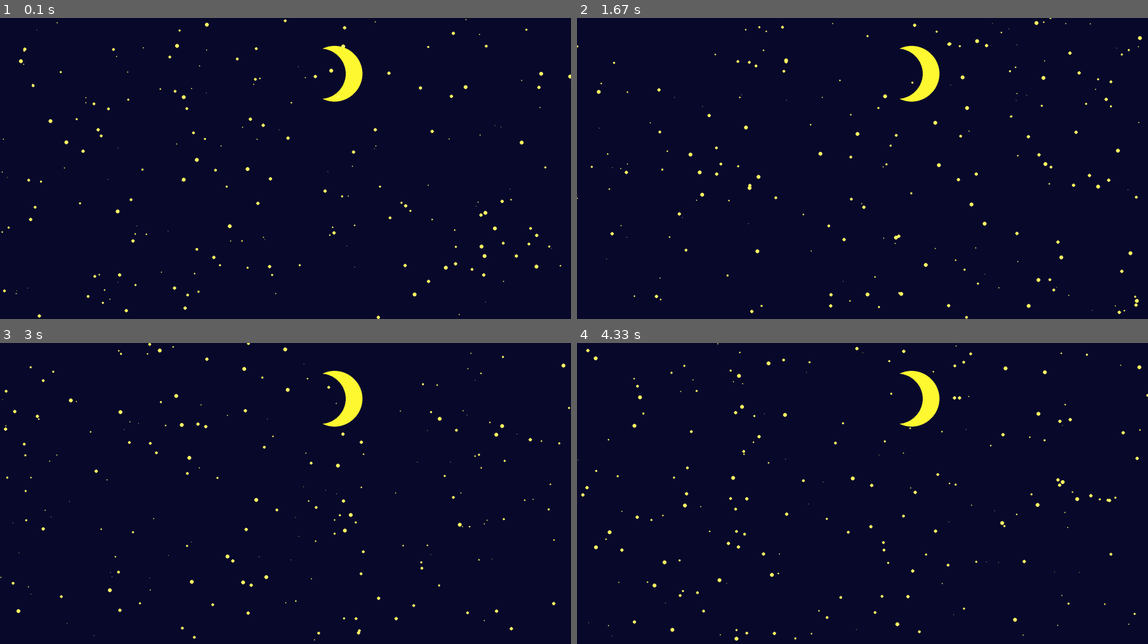
Above: before the commit, frames 1-4 (two rows, left to right).
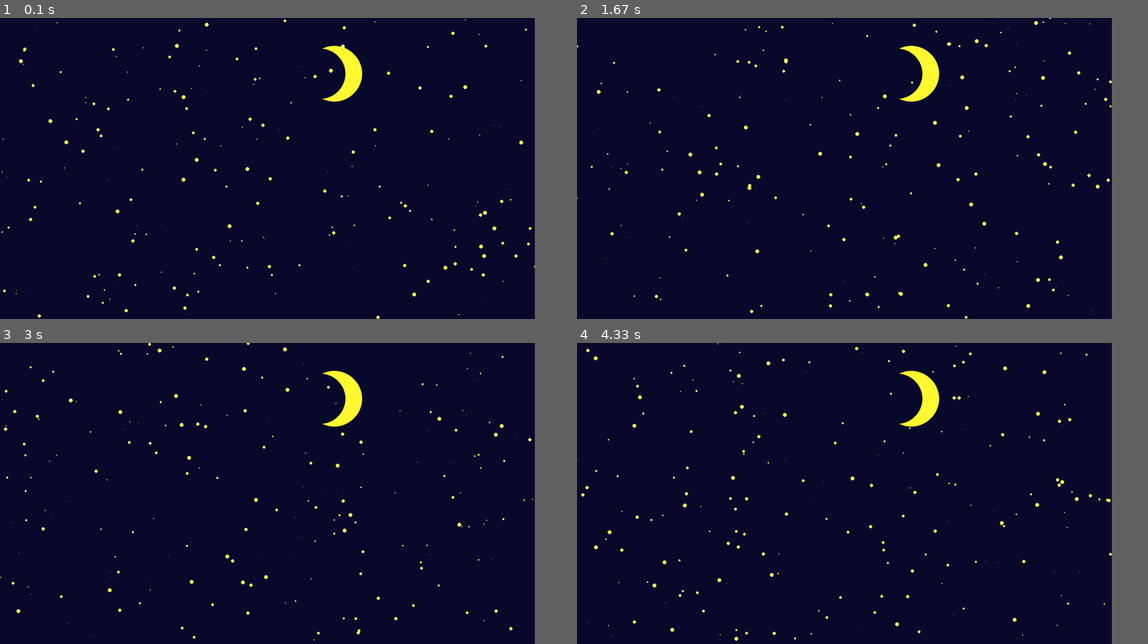
Above: after the commit, the same moments.

Repository: TeenAsher/pygame_study
Game: pygame game, started from study_3.py
Two runs of this game, one before a commit and one after it. Both use one fixed random seed, a clock stepped at 60 frames per second and the inputs below.
Inputs (mouse positions are in pixels of both pictures, inside the frame that each line leads up to):
- Up to frame 1 (0.1 s): no input
- Up to frame 2 (1.67 s): click (845, 168) at 0.38 s; click (845, 189) at 0.78 s; click (679, 123) at 1.2 s; move the mouse to (1039, 273) at 1.5 s
- Up to frame 3 (3 s): click (462, 598) at 1.7 s; click (279, 391) at 2.27 s; move the mouse to (245, 571) at 2.63 s; click (245, 571) at 2.9 s
- Up to frame 4 (4.33 s): move the mouse to (828, 442) at 3.3 s; click (828, 442) at 3.6 s; move the mouse to (771, 430) at 4.03 s
In our replay, the window is 900x474 before the commit and 843x474 after it. These sizes can differ from the game's own. Grey fills any space a smaller window leaves; there, only what the larger window draws over its background counts as a difference.

The runs differ from the first frame. In frame 1, 0.5% of the frame differs, in the area x 13-100%, y 0-100%; in frame 2, 0.5%, in the area x 13-99%, y 0-100%; in frame 3, 0.4%; in frame 4, 0.5%.

Commit message:
study_3 file 7th commit

Diff:
--- a/study_3.py
+++ b/study_3.py
@@ -9,7 +9,7 @@
 
 pygame.init()
 
-screen = pygame.display.set_mode((2048, 1080), FULLSCREEN, 32)
+screen = pygame.display.set_mode((1920, 1080), FULLSCREEN, 32)
 
 while True:
 
